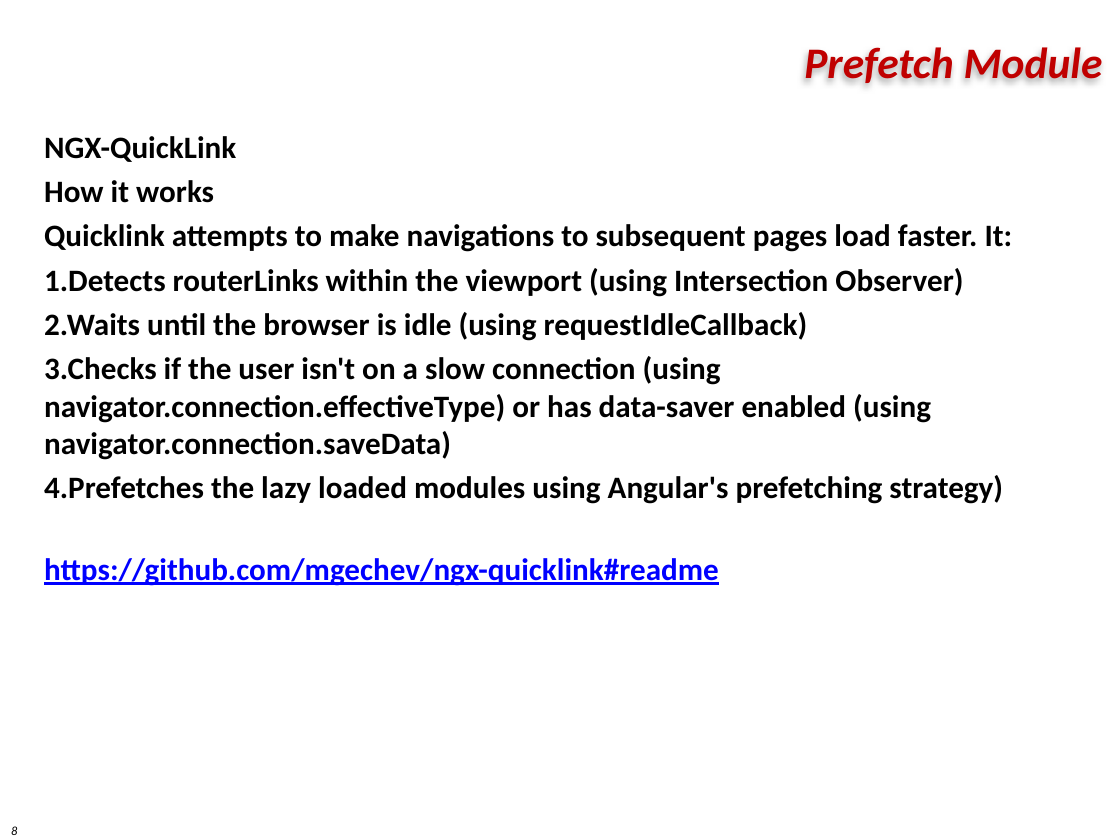
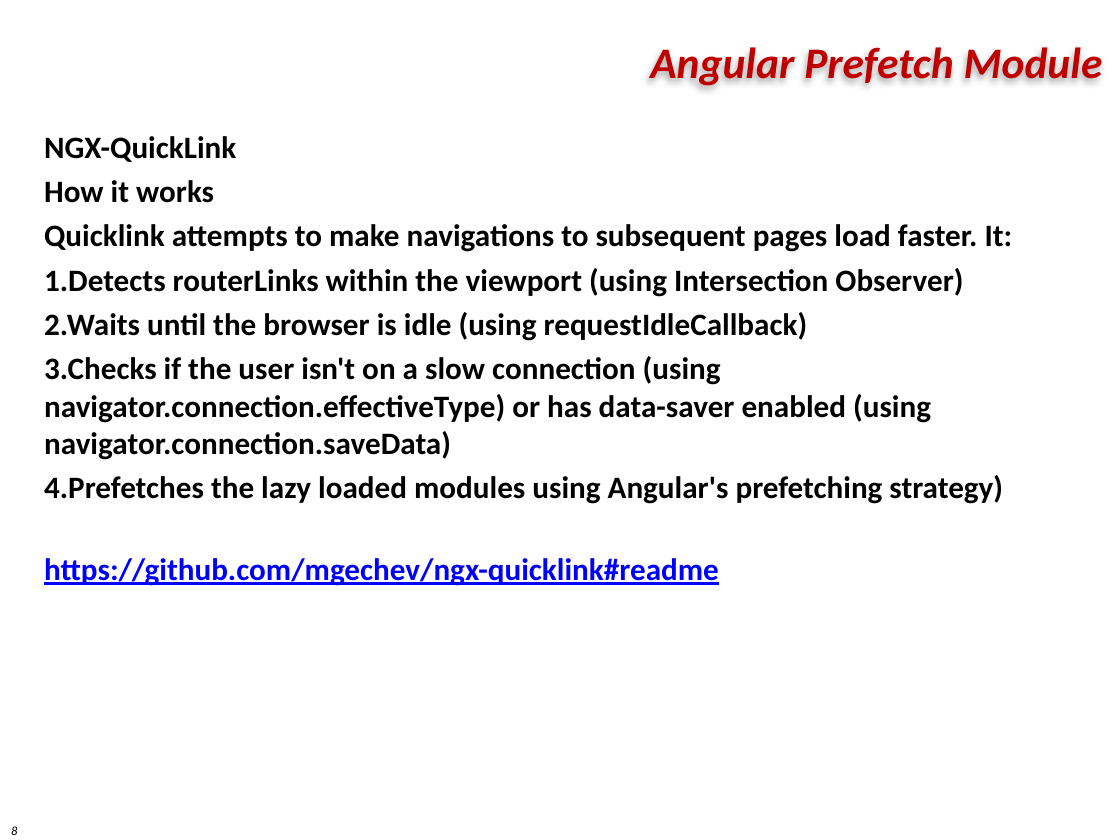
Before and after one commit to markku636/angular8study, a slide deck: slide 8 of ppt/angular_performance.pptx. Drawn at 1120x840 pixels with LibreOffice and Linux fonts; fonts in the diff are those of the drawing; background and template pictures are left out. Boxes give left, top, right and bottom in pixels: in the first picture for what was removed or moved away, otherwise in the second. Text is boxed around its words. In the diff, an @@ line names an element or a change of style, - is before the commit and + after.

```diff
--- a/ppt/angular_performance.pptx
+++ b/ppt/angular_performance.pptx
@@ title at <box>650,47,1103,86</box>: text changed @@
-Prefetch Module
+Angular Prefetch Module
```
Also in this commit, not shown: 7 other slides changed.
